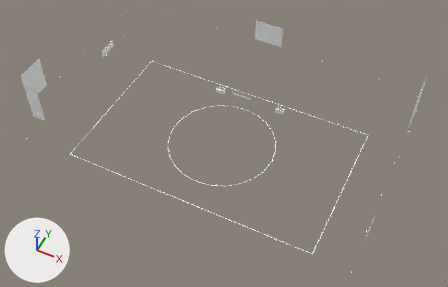
Two versions of the OBJ model Assets/models/maps/ares/observation-sign-v1/dressing_without_sign.obj, one commit apart.
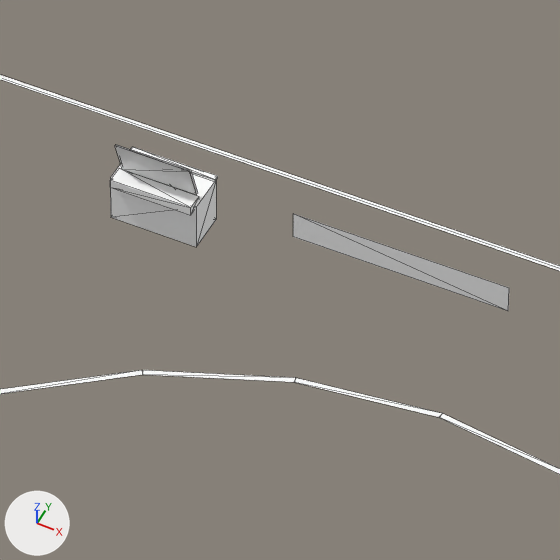
There are two pictures of each version: one whole from a camera (50 mm lens) standing at (1250.0, -2468.0, 3093.0) and looking at (83.0, -133.0, 174.0), one close up on the part from 46% to 57% of the width and 25% to 42% of the height. Arrows for +X, +Y and +Z are at lower left; the lights stay in place. The older version's two pictures come first. The close-ups show mesh edges as thin lines. Where no turn or scale is listed for an object, it has been applied to the vertices. Vertices at exactly the same position are counted once.

Names of what the first close-up shows: 'ares_dressing'.
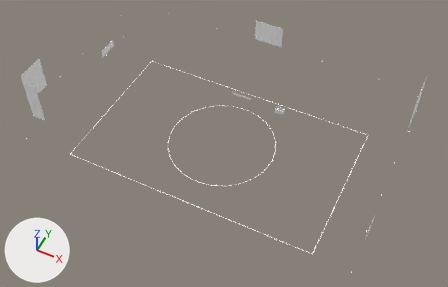
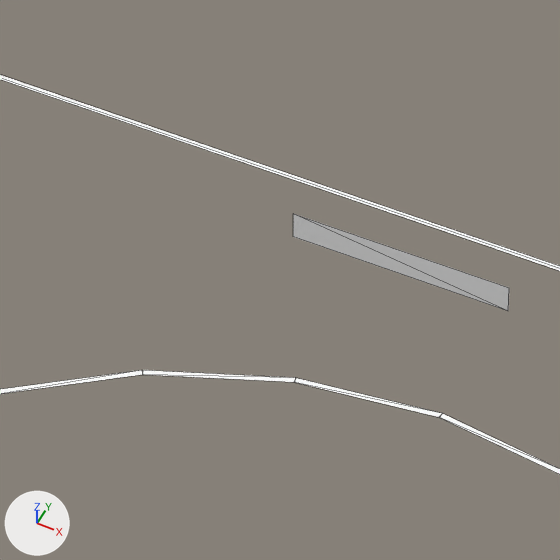
Pixel boxes [x1, y1, x2, y2] of what changed, in the close-ups (560 x 560 px):
part 1 of me_ares_dressing, deleted: before [110, 145, 218, 247]

The change in detail:
me_ares_dressing is used by ob_ares_dressing; location (0.0, 0.0, 0.0).
me_ares_dressing had 548 vertices, 668 faces and spanned x -1100.0..1100.0, y -641.0..720.0, z 0.0..691.0.
me_ares_dressing now has 500 vertices, 604 faces and spans x -1100.0..1100.0, y -641.0..720.0, z 0.0..691.0.
me_ares_dressing part 1: 7 loose pieces with 48 vertices, spanning x -260.0..1100.0, y 295.0..456.0, z 0.0..123.0, are deleted.
